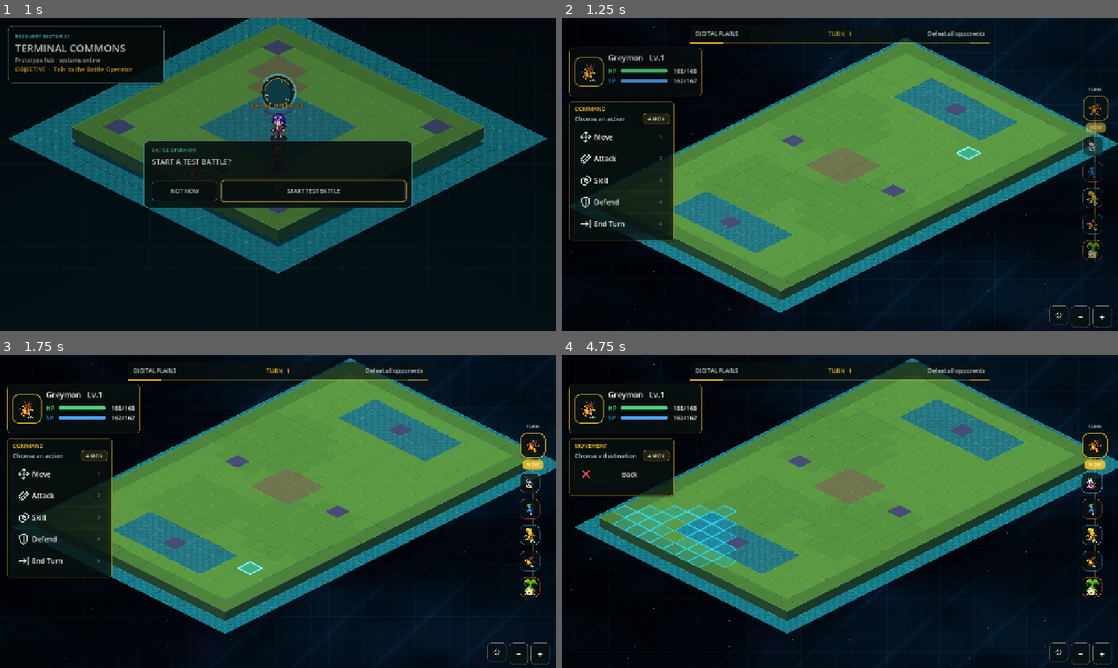
Above: before the commit, frames 1-4 (two rows, left to right).
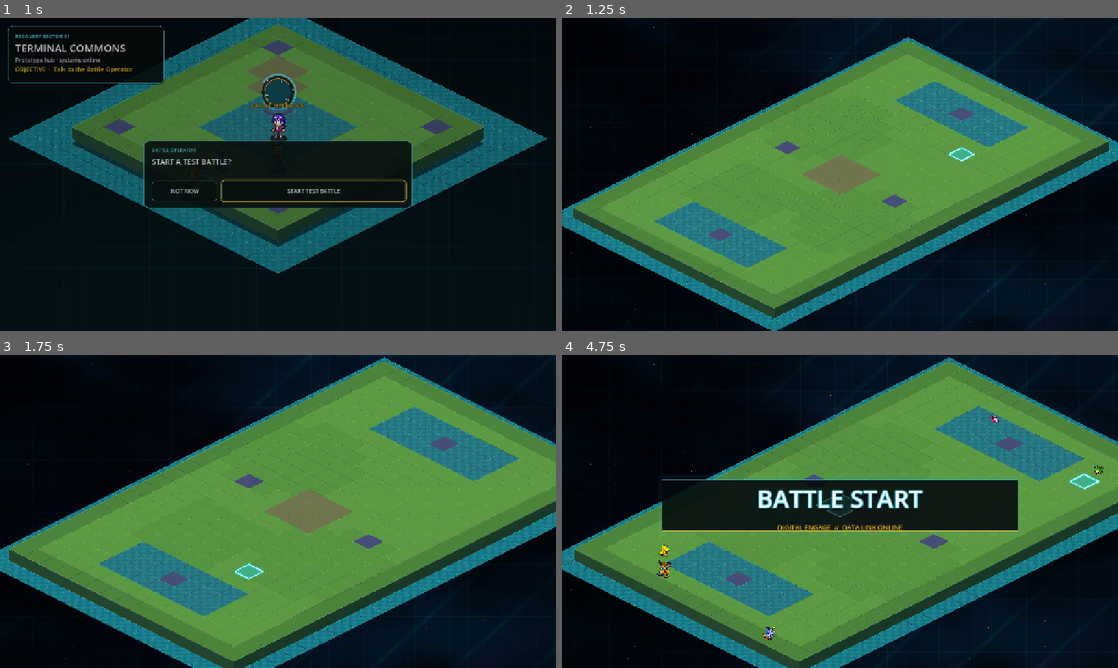
Above: after the commit, the same moments.

Repository: EwertonMendes/DigiGame
Game: Godot game, scene res://scenes/world/hub.tscn
The game is run twice, just before and just after one commit, with the same random seed, the same clock (stepped at 60 frames per second) and the same inputs.
Inputs (mouse positions are in pixels of both pictures, inside the frame that each line leads up to):
- Up to frame 1 (1 s): tap Enter (ui_accept) at 0.5, 0.77 s; move the mouse to (400, 158) at 0.52 s; hold Right (ui_right) from 0.53 s (still down); tap Mouse wheel down (wheel_down) at 0.6 s; click (400, 158) at 0.67 s
- Up to frame 2 (1.25 s): keep holding Right (ui_right)
- Up to frame 3 (1.75 s): release Right (ui_right) at 1.25 s; drag from (166, 527) to (250, 574) at 1.27 s
- Up to frame 4 (4.75 s): move the mouse to (895, 442) at 2.02 s; hold Right (ui_right) 2.03-2.75 s; tap Backspace at 2.1 s; click (623, 473) at 2.75 s, where only the run before the commit has a clickable "Move"; click (1095, 452) at 3.5 s, where only the run before the commit has a clickable "NOW"; click (1090, 483) at 4.27 s

Frame 1 is identical in both runs. In frame 2, 23% of the frame differs, in the area x 0-100%, y 2-100%; in frame 3, 41%; in frame 4, 49%, in the area x 0-100%, y 0-100%.
Error after the commit: Invalid assignment of property or key 'explosiveness_ratio' with value of type 'float' on a base object of type 'CPUParticles2D'. (res://src/battle/DigimonBatt…

Commit message:
Wire cinematic battle opening

Diff:
--- a/scenes/main.tscn
+++ b/scenes/main.tscn
@@ -1,12 +1,12 @@
 [gd_scene load_steps=10 format=3 uid="uid://dwfwmlo2bqdlu"]
 
 [ext_resource type="Script" path="res://src/battle/BattleFieldDomain.gd" id="1_field"]
-[ext_resource type="Script" path="res://src/MainCamera.gd" id="2_camera"]
+[ext_resource type="Script" path="res://src/battle/BattleCamera.gd" id="2_camera"]
 [ext_resource type="Script" path="res://src/battle/CombatDigimonRuntimeController.gd" id="3_digimon"]
 [ext_resource type="PackedScene" uid="uid://celawaflf4raa" path="res://scenes/blue_space_background.tscn" id="4_background"]
 [ext_resource type="Script" path="res://src/DebugOverlay.gd" id="5_debug"]
 [ext_resource type="Script" path="res://src/ui/CompactDigimonInfoPanel.gd" id="6_info"]
-[ext_resource type="Script" path="res://src/battle/StableSequencedBattleController.gd" id="7_battle"]
+[ext_resource type="Script" path="res://src/battle/BattleOpeningController.gd" id="7_battle"]
 [ext_resource type="Script" path="res://src/BattleHUDMobileDomain.gd" id="8_hud"]
 [ext_resource type="Script" path="res://src/battle/TechniqueBattlePresentationFX.gd" id="9_fx"]
 
@@ -23,7 +23,7 @@
 
 [node name="MainCamera" type="Camera2D" parent="DigimonController"]
 position = Vector2(0, 0)
-zoom = Vector2(0.9, 0.9)
+zoom = Vector2(0.94, 0.94)
 position_smoothing_enabled = true
 position_smoothing_speed = 8.0
 script = ExtResource("2_camera")
